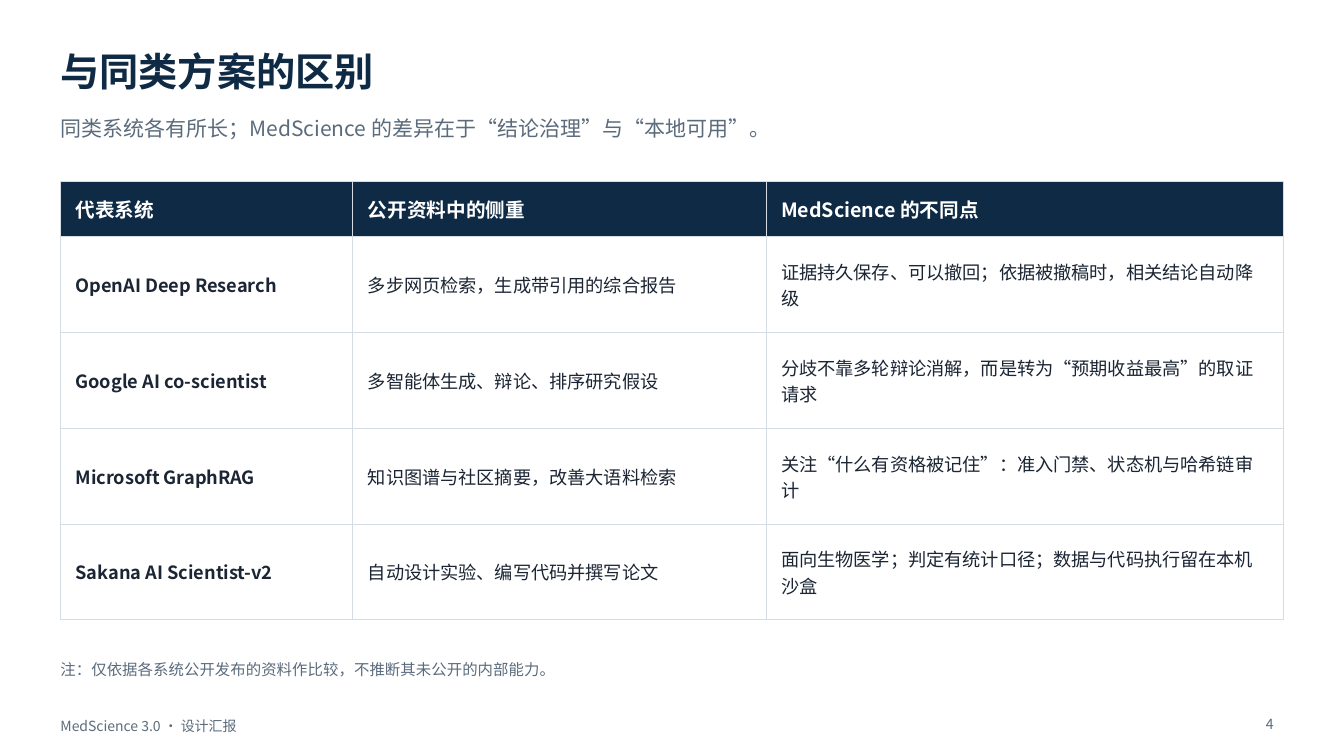
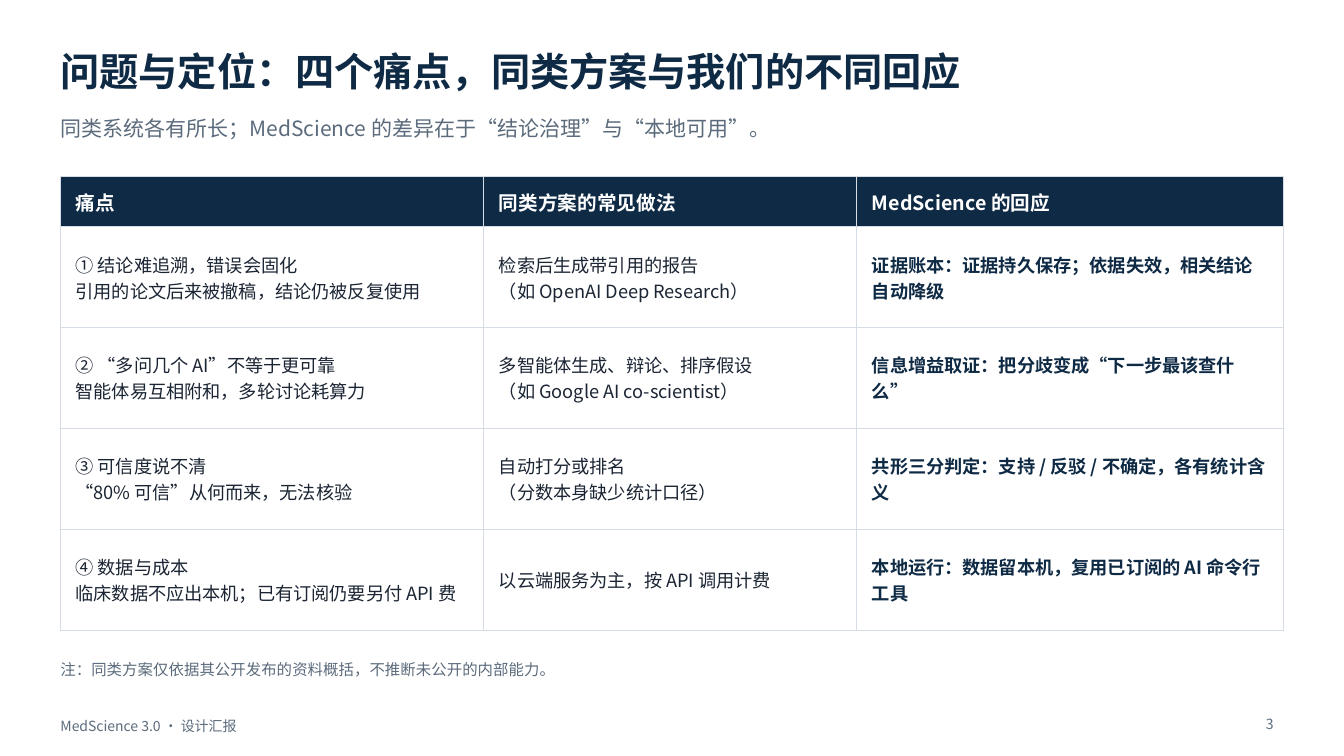
Before and after one commit to BenjaminDuo/MedScience, a slide deck: slide 3 of docs/presentation/MedScience-3.0-设计汇报.pptx (slide 4 before the commit). Drawn at 1344x756 pixels with LibreOffice and Linux fonts; fonts in the diff are those of the drawing. Boxes give left, top, right and bottom in pixels: in the first picture for what was removed or moved away, otherwise in the second. Text is boxed around its words. In the diff, an @@ line names an element or a change of style, - is before the commit and + after.

```diff
--- a/docs/presentation/MedScience-3.0-设计汇报.pptx
+++ b/docs/presentation/MedScience-3.0-设计汇报.pptx
@@ title at [60, 52, 960, 91]: text changed @@
-与同类方案的区别
+问题与定位：四个痛点，同类方案与我们的不同回应
@@ table at [60, 176, 1284, 607] @@
-row 1: 代表系统 | 公开资料中的侧重 | MedScience 的不同点
+row 1: 痛点 | 同类方案的常见做法 | MedScience 的回应
-row 2: OpenAI Deep Research | 多步网页检索，生成带引用的综合报告 | 证据持久保存、可以撤回；依据被撤稿时，相关结论自动降级
+row 2: ① 结论难追溯，错误会固化 / 引用的论文后来被撤稿，结论仍被反复使用 | 检索后生成带引用的报告 / （如 OpenAI Deep Research） | 证据账本：证据持久保存；依据失效，相关结论自动降级
-row 3: Google AI co-scientist | 多智能体生成、辩论、排序研究假设 | 分歧不靠多轮辩论消解，而是转为“预期收益最高”的取证请求
+row 3: ② “多问几个 AI”不等于更可靠 / 智能体易互相附和，多轮讨论耗算力 | 多智能体生成、辩论、排序假设 / （如 Google AI co-scientist） | 信息增益取证：把分歧变成“下一步最该查什么”
-row 4: Microsoft GraphRAG | 知识图谱与社区摘要，改善大语料检索 | 关注“什么有资格被记住”：准入门禁、状态机与哈希链审计
+row 4: ③ 可信度说不清 / “80% 可信”从何而来，无法核验 | 自动打分或排名 / （分数本身缺少统计口径） | 共形三分判定：支持 / 反驳 / 不确定，各有统计含义
-row 5: Sakana AI Scientist-v2 | 自动设计实验、编写代码并撰写论文 | 面向生物医学；判定有统计口径；数据与代码执行留在本机沙盒
+row 5: ④ 数据与成本 / 临床数据不应出本机；已有订阅仍要另付 API 费 | 以云端服务为主，按 API 调用计费 | 本地运行：数据留本机，复用已订阅的 AI 命令行工具
@@ table: place and size @@
-table at [60, 181, 1284, 599]
+table at [60, 176, 1284, 607]
@@ text at [60, 662, 554, 677]: text changed @@
-注：仅依据各系统公开发布的资料作比较，不推断其未公开的内部能力。
+注：同类方案仅依据其公开发布的资料概括，不推断未公开的内部能力。
@@ page number at [1266, 718, 1274, 729]: text changed @@
-4
+3
```
Also in this commit, not shown: 8 other slides changed, 5 slides removed, 5 other files.
